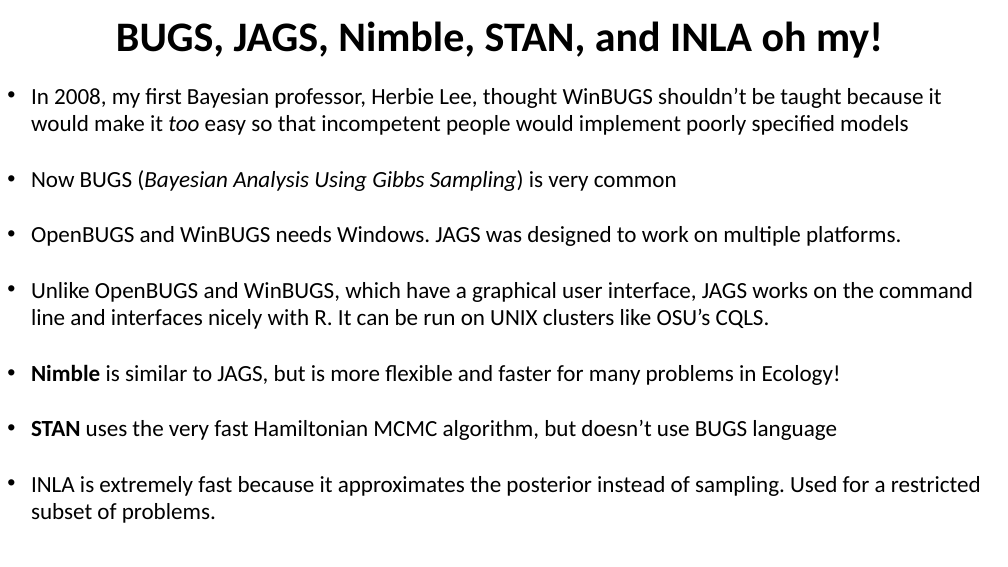
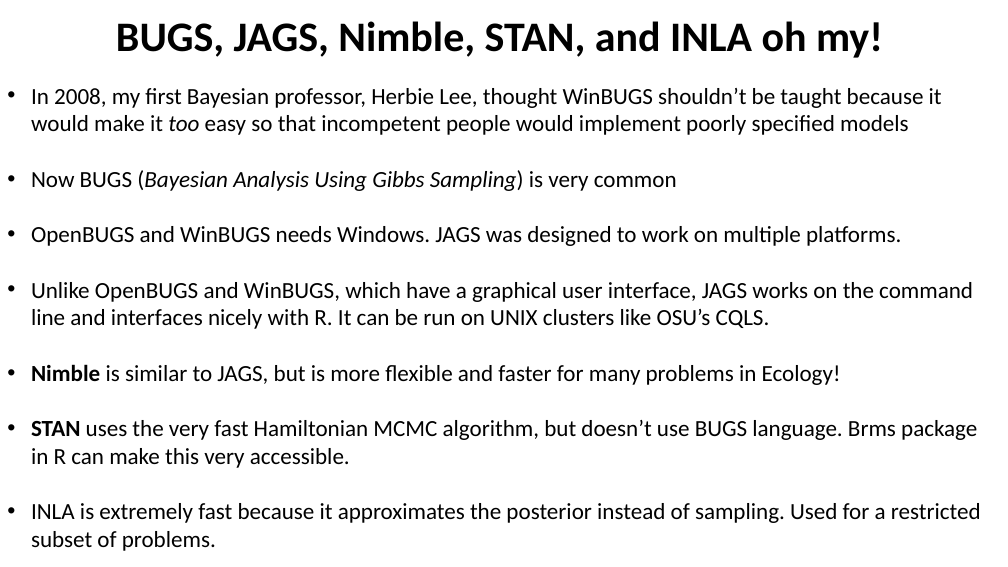
Before and after one commit to taaltree/FW536, a slide deck: slide 48 of Day4_Likelihood_BayesI/FW536_Day4_Afternoon_BayesI.pptx. Drawn at 1008x567 pixels with LibreOffice and Linux fonts; fonts in the diff are those of the drawing. Boxes give left, top, right and bottom in pixels: in the first picture for what was removed or moved away, otherwise in the second. Text is boxed around its words. In the diff, an @@ line names an element or a change of style, - is before the commit and + after.

```diff
--- a/Day4_Likelihood_BayesI/FW536_Day4_Afternoon_BayesI.pptx
+++ b/Day4_Likelihood_BayesI/FW536_Day4_Afternoon_BayesI.pptx
@@ text at (31, 420, 977, 468): text changed @@
-• STAN uses the very fast Hamiltonian MCMC algorithm, but doesn’t use BUGS language
+• STAN uses the very fast Hamiltonian MCMC algorithm, but doesn’t use BUGS language. Brms package in R can make this very accessible.
```
Also in this commit, not shown: 5 other slides changed, 6 slides removed, 3 other files.
